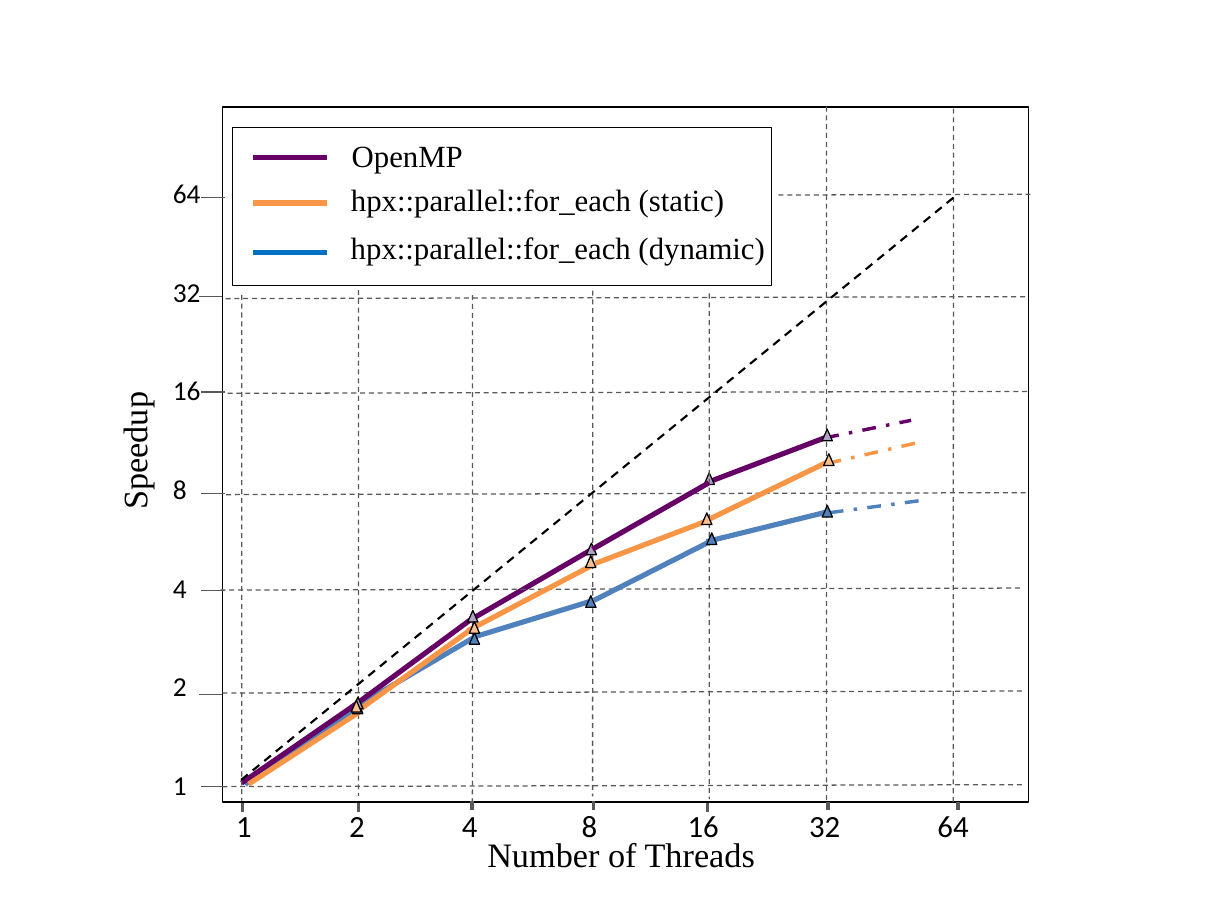
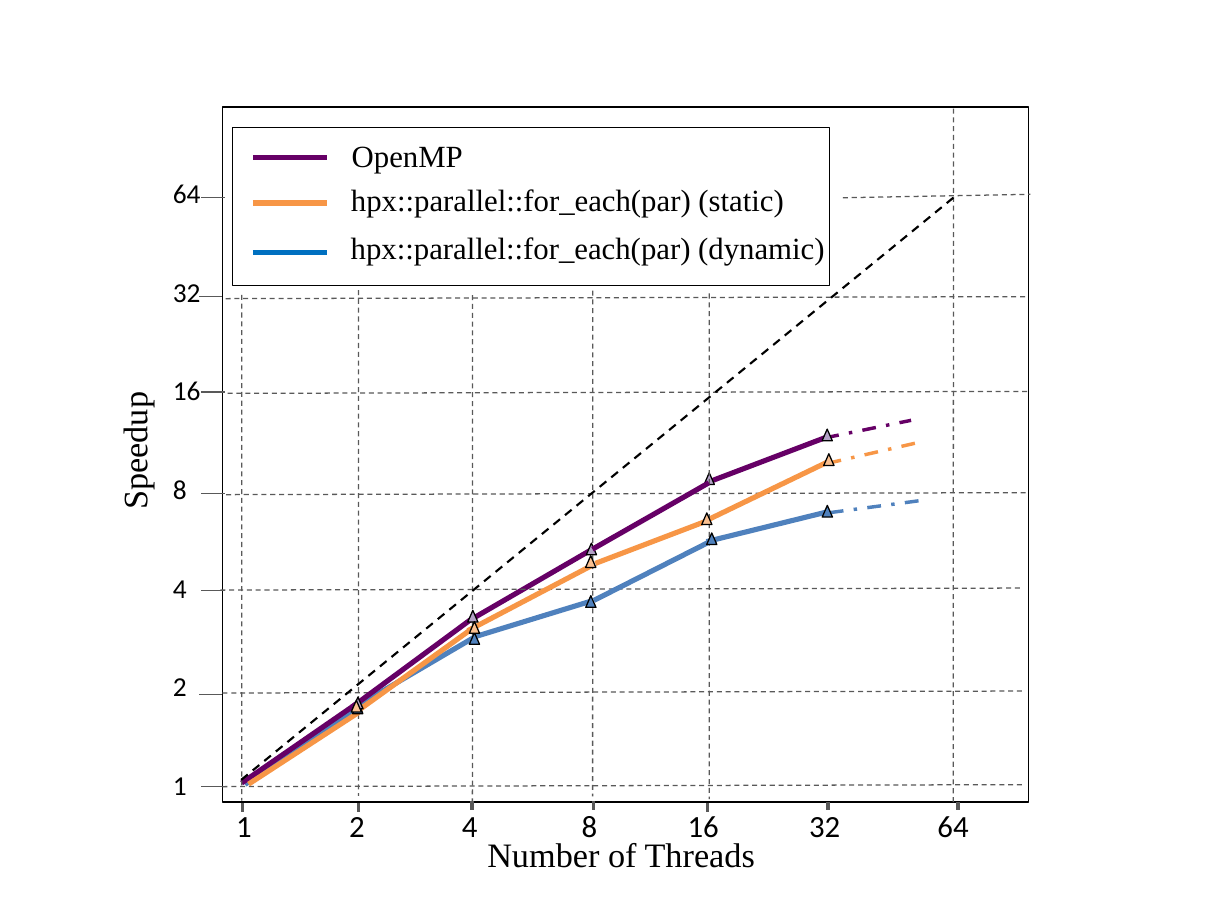
Before and after one commit to zkhatami88/OP2_HPX, a slide deck: slide 2 of Reports/R5/P1.pptx. Drawn at 1232x924 pixels with LibreOffice and Linux fonts; fonts in the diff are those of the drawing. Boxes give left, top, right and bottom in pixels: in the first picture for what was removed or moved away, otherwise in the second. Text is boxed around its words. In the diff, an @@ line names an element or a change of style, - is before the commit and + after.

```diff
--- a/Reports/R5/P1.pptx
+++ b/Reports/R5/P1.pptx
@@ line removed from (827, 106) to (827, 802) @@
@@ rectangle: place and size @@
-rectangle at [233,128,772,286]
+rectangle at [233,128,830,286]
@@ text at [351,189,783,218]: text changed @@
-hpx::parallel::for_each (static)
+hpx::parallel::for_each(par) (static)
@@ line moved from (779, 195) - (1030, 195) to (843, 198) - (1030, 195) @@
@@ text at [351,237,824,265]: text changed @@
-hpx::parallel::for_each (dynamic)
+hpx::parallel::for_each(par) (dynamic)
```
Also in this commit, not shown: 2 other slides changed, 1 slide added, 8 other files.
